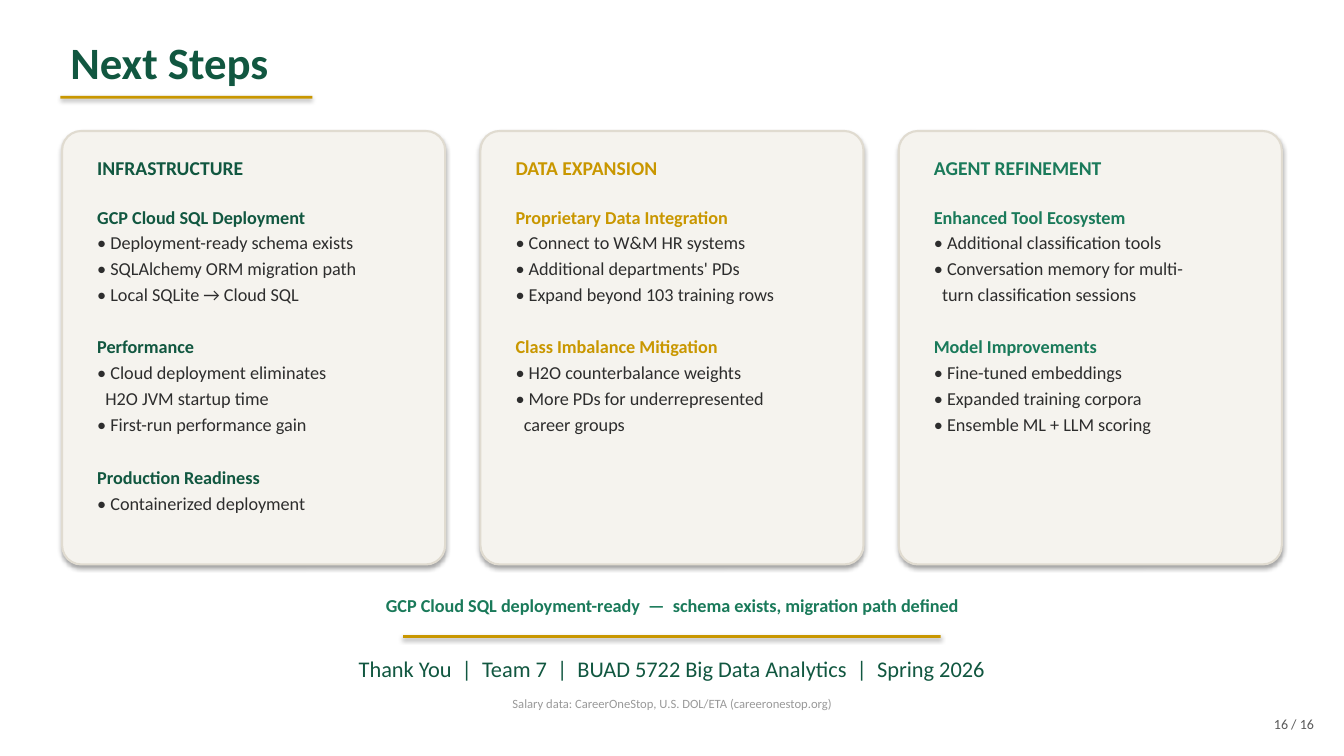
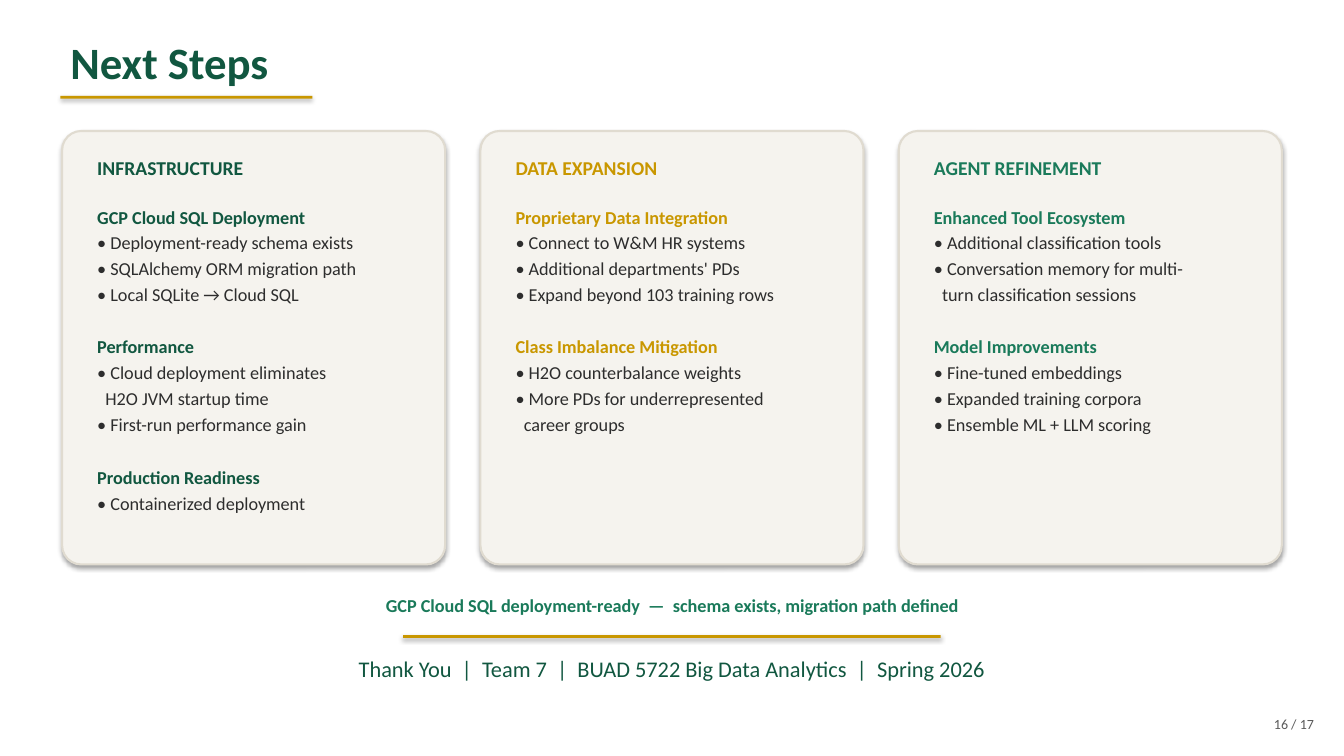
Before and after one commit to MSBA-Spring2026-Team-7/GRIFFIN-HR-Classification, a slide deck: slide 16 of ppt/GRIFFIN_BigData_Presentation.pptx. Drawn at 1344x756 pixels with LibreOffice and Linux fonts; fonts in the diff are those of the drawing. Boxes give left, top, right and bottom in pixels: in the first picture for what was removed or moved away, otherwise in the second. Text is boxed around its words. In the diff, an @@ line names an element or a change of style, - is before the commit and + after.

```diff
--- a/ppt/GRIFFIN_BigData_Presentation.pptx
+++ b/ppt/GRIFFIN_BigData_Presentation.pptx
@@ text removed at [512, 699, 832, 710] @@
-Salary data: CareerOneStop, U.S. DOL/ETA (careeronestop.org)
@@ text at [1274, 719, 1314, 729]: text changed @@
-16 / 16
+16 / 17
```
Also in this commit, not shown: 15 other slides changed, 1 slide added.
